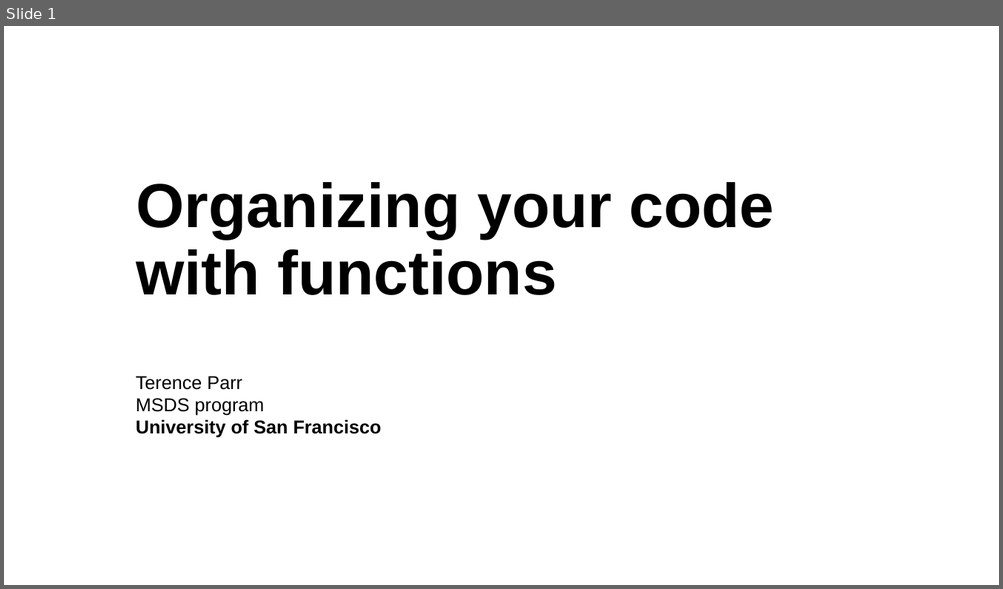
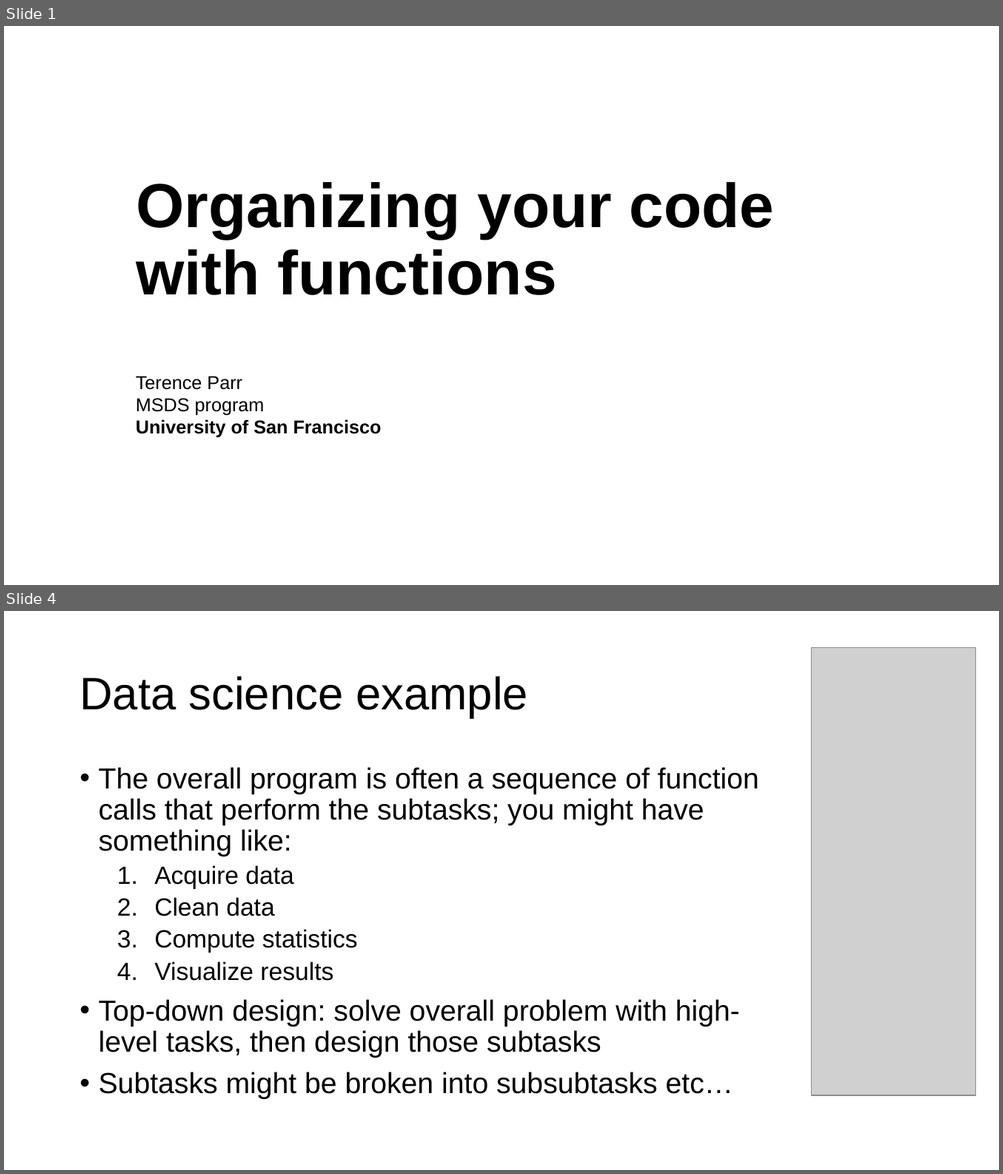
Before and after one commit to parrt/msds501, a slide deck: slides/functions.pptx. Shown one above the other, each under a label of ours: slide 1 before the commit, slides 1 and 4 after it; the slides between them are not shown. The pictures are 1003x589 and 1003x1174 pixels, drawn with LibreOffice and Linux fonts; fonts in the diff are those of the drawing; grey boxes stand for pictures; background and template pictures are left out. Boxes give left, top, right and bottom in pixels: in the first picture for what was removed or moved away, otherwise in the second. Text is boxed around its words. In the diff, an @@ line names an element or a change of style, - is before the commit and + after.

```diff
--- a/slides/functions.pptx
+++ b/slides/functions.pptx
@@ slide 4 added at [4,611,999,1170], background #FFFFFF @@
@@ picture added at [811,647,976,1096] @@
@@ title added at [79,676,528,718], 44 pt, text #000000 @@
+Data science example
@@ text added at [99,767,759,1099], 28 pt, text #000000 @@
+• The overall program is often a sequence of function calls that perform the subtasks; you might have something like:
+  1. Acquire data
+  2. Clean data
+  3. Compute statistics
+  4. Visualize results
+• Top-down design: solve overall problem with high-level tasks, then design those subtasks
+• Subtasks might be broken into subsubtasks etc…
```
Also in this commit, not shown: 3 slides changed, 12 other slides added, 2 other files.
